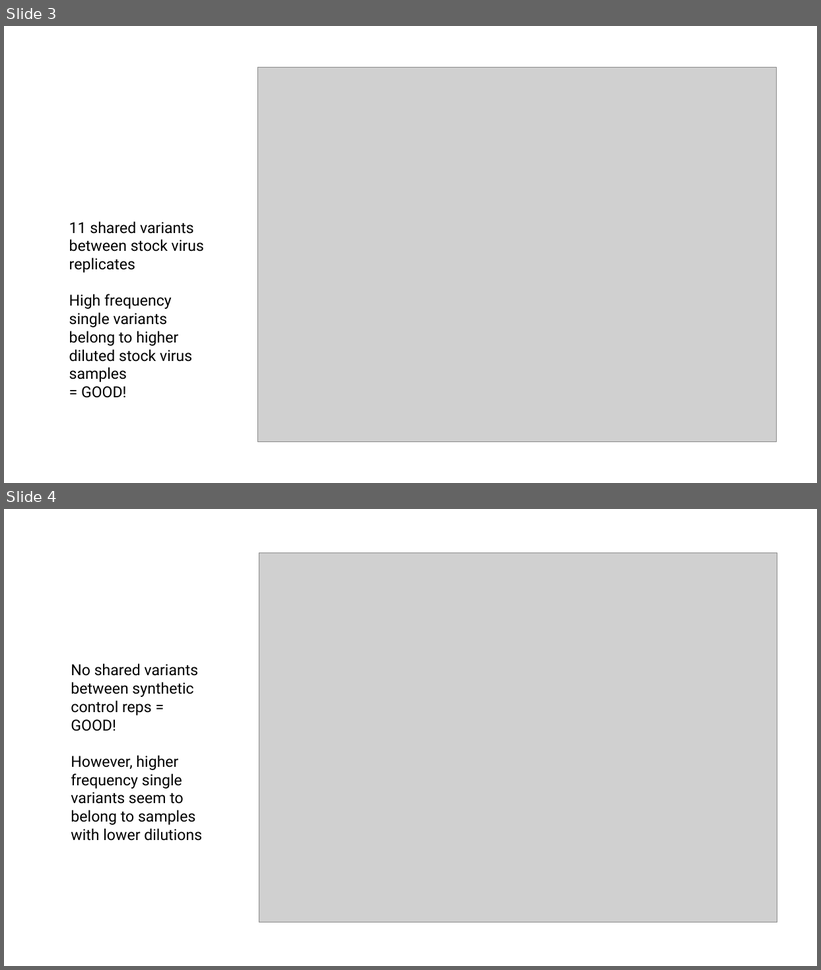
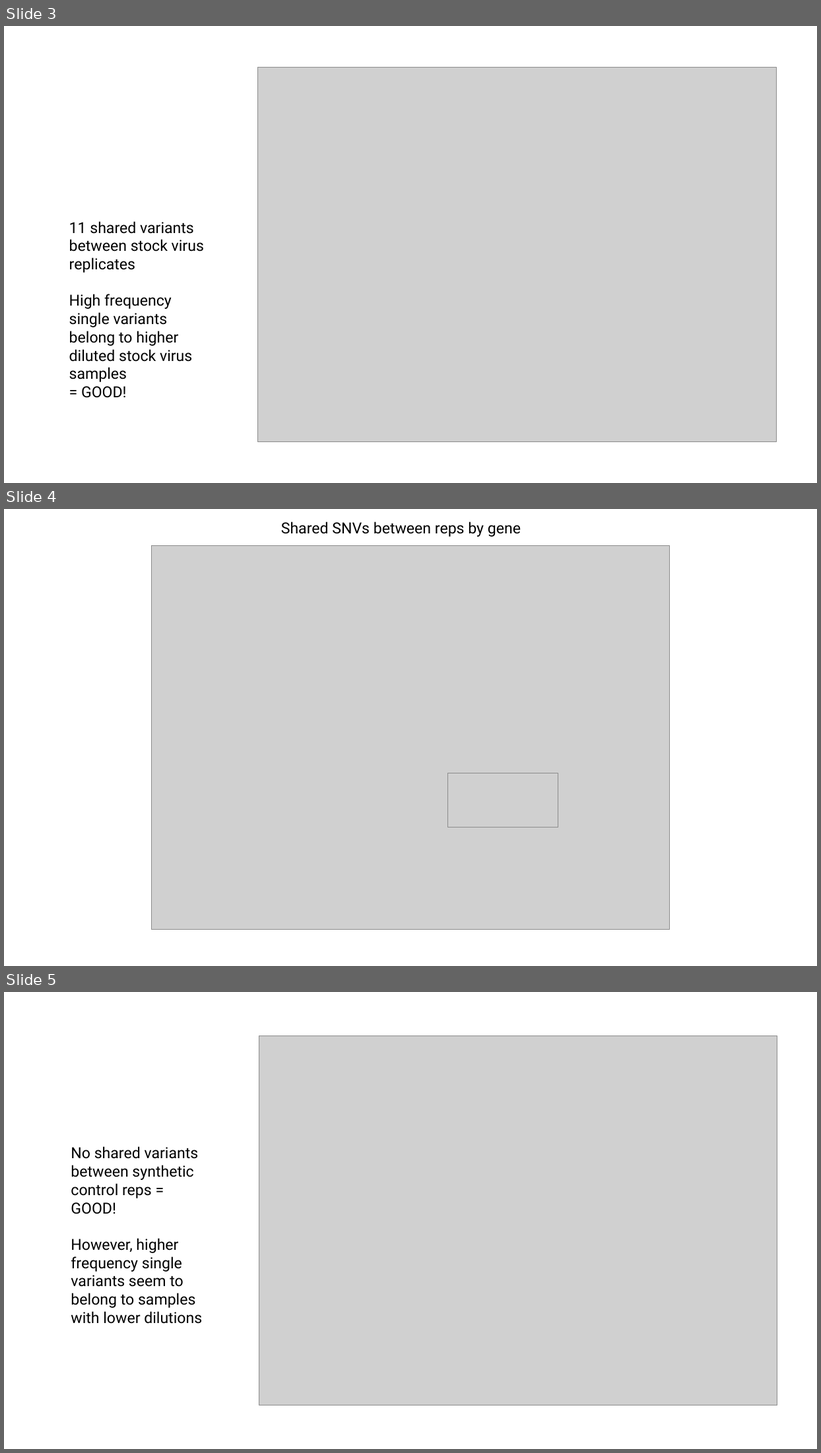
Before and after one commit to moncla-lab/canine-h3n2-within-host-evo, a slide deck: results/within-host-stock-synthetic-controls.pptx. Shown one above the other, each under a label of ours: slides 3 and 4 before the commit, slides 3, 4 and 5 after it. The pictures are 821x970 and 821x1453 pixels, drawn with LibreOffice and Linux fonts; fonts in the diff are those of the drawing; grey boxes stand for pictures. Boxes give left, top, right and bottom in pixels: in the first picture for what was removed or moved away, otherwise in the second. Text is boxed around its words. In the diff, an @@ line names an element or a change of style, - is before the commit and + after.

```diff
--- a/results/within-host-stock-synthetic-controls.pptx
+++ b/results/within-host-stock-synthetic-controls.pptx
@@ slide 4 added at (4, 509, 817, 966), background #FFFFFF @@
@@ text added at (281, 522, 521, 537), 18 pt, text #000000 @@
+Shared SNVs between reps by gene
@@ picture added at (152, 545, 670, 929) @@
@@ picture added at (448, 773, 558, 827) @@
@@ what was slide 4 is now slide 5 @@
```
Also in this commit, not shown: 1 slide changed, 6 other files.
